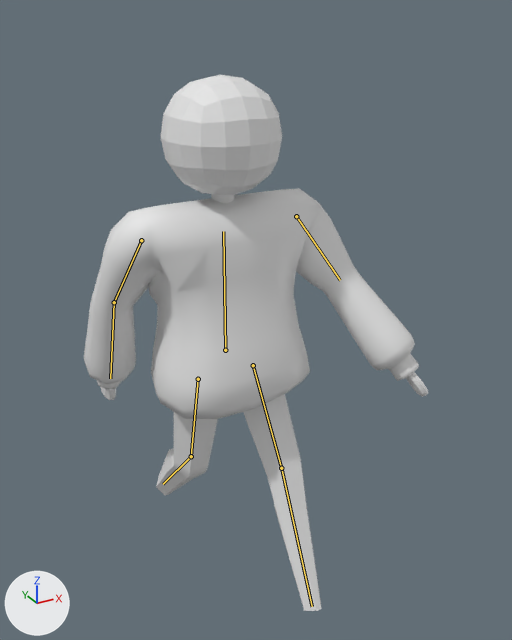
Renders of the Blender file assets/3d/models/characters/player_v2.blend from each side of a commit.
Both versions are drawn from a camera (50 mm lens) standing at (-3.86, -7.88, 7.6) and looking at (0.4, -0.13, 3.73). Arrows for +X, +Y and +Z are at lower left; the lights stay in place. The older version comes first. The bones that change are drawn over the model as lines.

In view in the first picture: 'Hands', 'Head', 'HoodieBody', 'Legs'.
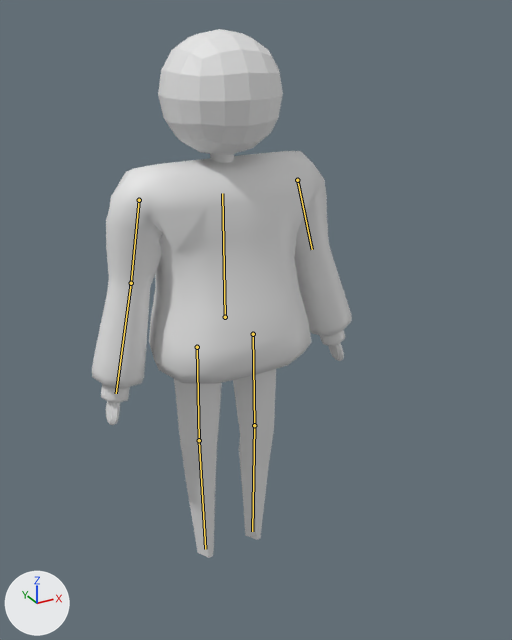
The newer file adds an action. The first version stands in its rest pose; the second is drawn at frame 0 of the action 'idle'.

Where the change shows, as pixel boxes (x1, y1, x2, y2) in the pictures (512 x 640 px):
'HoodieBody', posed (22% narrower, 9% taller)
    before: (84, 188, 419, 419)
    after: (92, 151, 352, 403)
'Head', posed
    before: (161, 74, 282, 203)
    after: (158, 29, 283, 163)
'Legs', posed (38% narrower, 13% shorter)
    before: (156, 394, 321, 611)
    after: (174, 369, 276, 558)
'Hands', posed
    before: (100, 372, 428, 400)
    after: (106, 343, 344, 425)
bone 'Bone', root to tip
    before: (225, 350) to (223, 231)
    after: (225, 317) to (222, 193)
bone 'UpperArm.L', root to tip
    before: (296, 216) to (340, 280)
    after: (297, 180) to (312, 249)
bone 'UpperArm.R', root to tip
    before: (141, 240) to (114, 302)
    after: (139, 200) to (131, 283)
bone 'LowerArm.R', root to tip
    before: (114, 302) to (110, 378)
    after: (131, 283) to (116, 393)
bone 'UpperLeg.L', root to tip
    before: (253, 365) to (281, 468)
    after: (253, 334) to (254, 425)
bone 'LowerLeg.L', root to tip
    before: (281, 468) to (312, 606)
    after: (254, 425) to (252, 531)
bone 'UpperLeg.R', root to tip
    before: (198, 379) to (191, 456)
    after: (197, 347) to (199, 440)
bone 'LowerLeg.R', root to tip
    before: (191, 456) to (163, 484)
    after: (199, 440) to (205, 549)

The change in detail:
Bone 'Bone' (bone_bone) moves from (0.0, -0.49, 0.0) to (0.0, 0.0, 0.0).
Bone 'UpperArm.L' (bone_upperarm_l) turns from (35, 6, -60) to (0, 0, -73) degrees about its own x, y and z.
Bone 'UpperArm.R' (bone_upperarm_r) turns from (-24, -16, 77) to (0, 0, 78) degrees about its own x, y and z.
Bone 'LowerArm.R' (bone_lowerarm_r) turns from (18, -7, -7) to (0, 0, 0) degrees about its own x, y and z.
Bone 'UpperLeg.L' (bone_upperleg_l) turns from (0, 0, -32) to (0, 0, 0) degrees about its own x, y and z.
Bone 'LowerLeg.L' (bone_lowerleg_l) turns from (0, 0, 3) to (0, 0, 0) degrees about its own x, y and z.
Bone 'UpperLeg.R' (bone_upperleg_r) turns from (0, 0, 12) to (0, 0, 0) degrees about its own x, y and z.
Bone 'LowerLeg.R' (bone_lowerleg_r) turns from (0, 1, 32) to (0, 0, 0) degrees about its own x, y and z.
